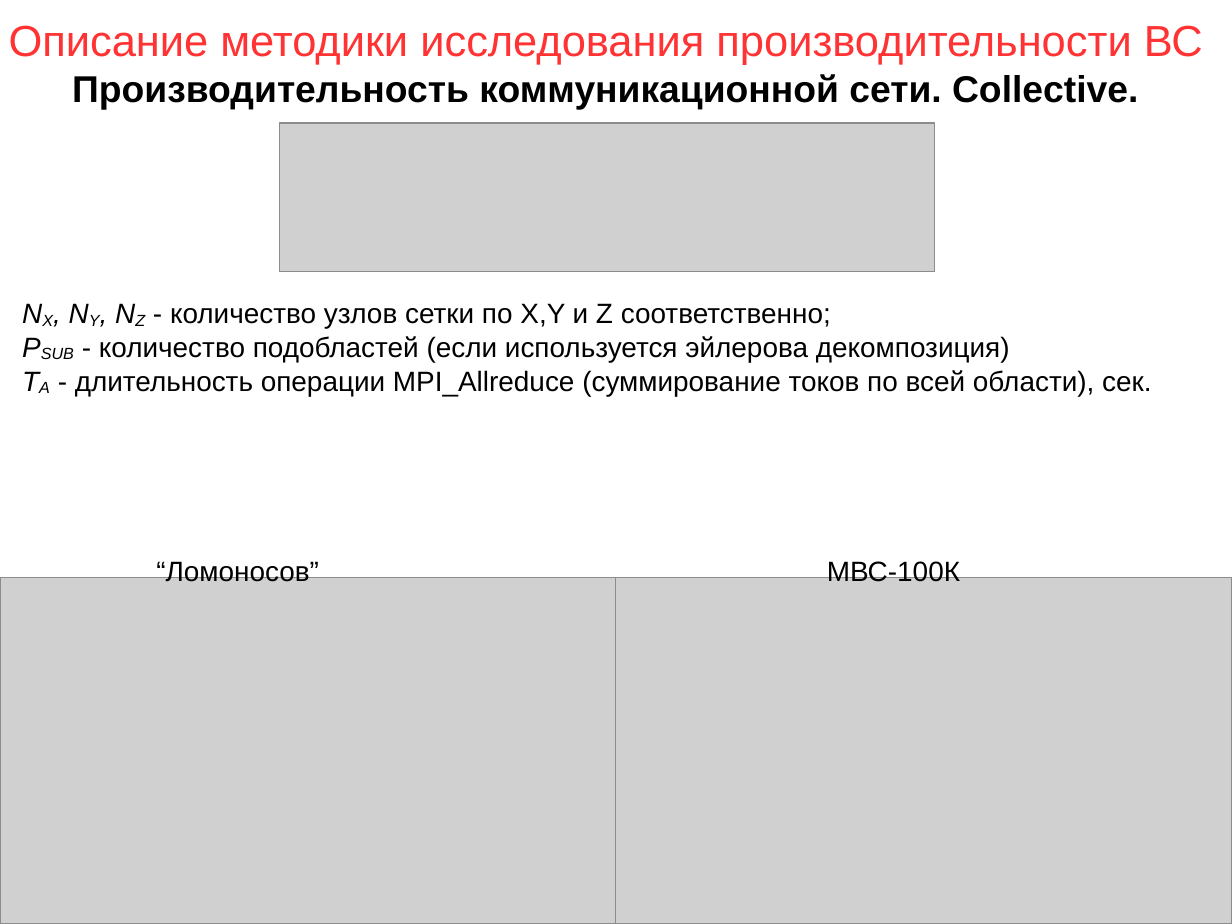
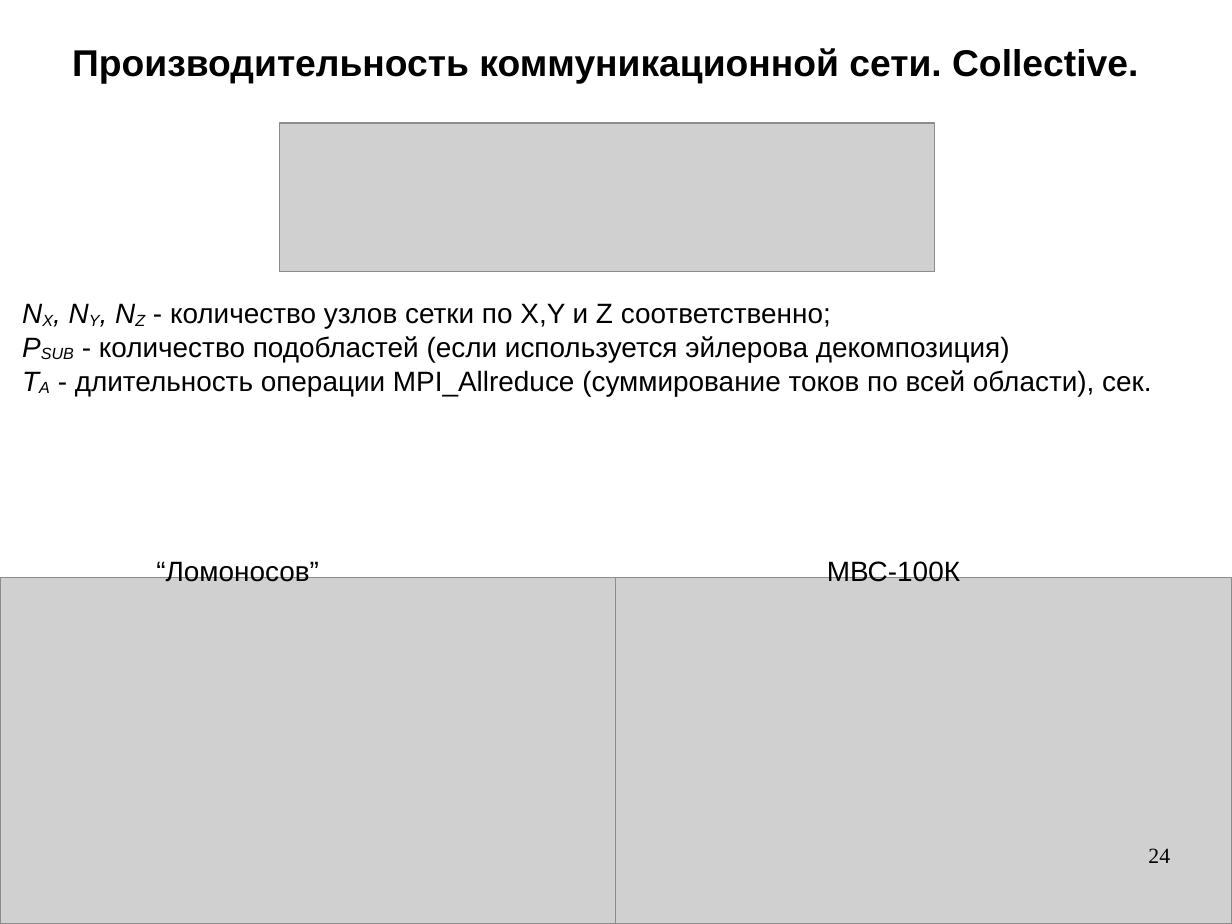
Before and after one commit to snytav/Russian-Phd-LaTeX-Dissertation-Template, a slide deck: slide 24 of Presentation/presentation_SnytnikovAV.odp (slide 19 before the commit). Drawn at 1232x924 pixels with LibreOffice and Linux fonts; fonts in the diff are those of the drawing; grey boxes stand for pictures. Boxes give left, top, right and bottom in pixels: in the first picture for what was removed or moved away, otherwise in the second. Text is boxed around its words. In the diff, an @@ line names an element or a change of style, - is before the commit and + after.

```diff
--- a/Presentation/presentation_SnytnikovAV.odp
+++ b/Presentation/presentation_SnytnikovAV.odp
@@ title at (x1=72, y1=48, x2=1138, y2=84): text changed @@
-Описание методики исследования производительности ВС
-Производительность коммуникационной сети. Collective.
+Производительность коммуникационной сети. Collective.
@@ page number added at (x1=1148, y1=848, x2=1170, y2=863), 14 pt, text #000000 @@
+24
```
Also in this commit, not shown: 27 other slides changed, 6 slides added, 24 slides removed, 4 other files.
